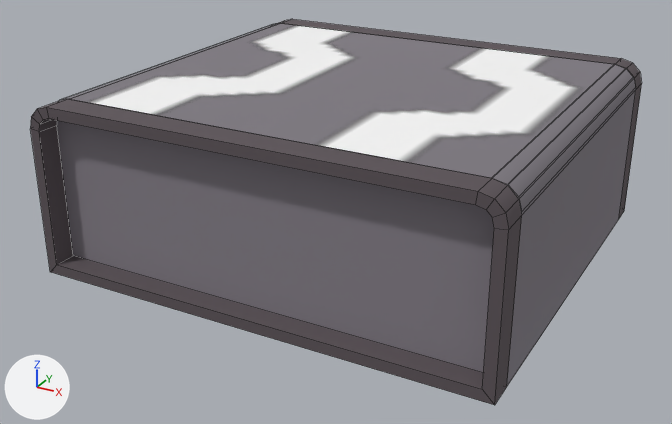
The FBX model Assets/GAME/Models/Conveyor.fbx, before and after one commit.
Camera for both pictures: a 50 mm lens placed at (1.79, -3.45, 1.84), pointed at (-0.04, -0.12, 0.17). The axes (+X, +Y, +Z) are drawn at lower left. The lights are the same throughout. Mesh edges are drawn as thin lines.
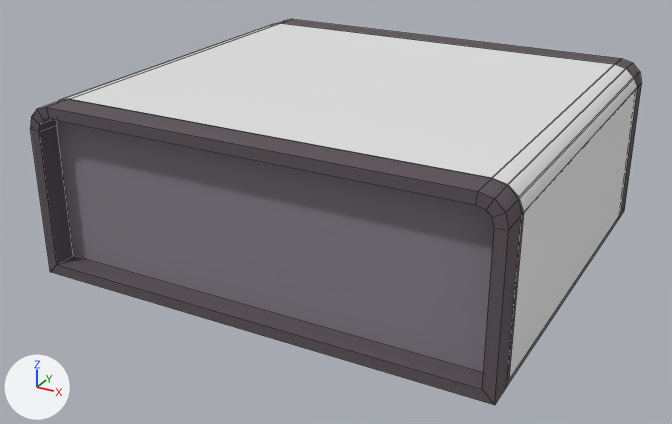
Pixel boxes (x1, y1, x2, y2) of what changed, in the pictures (672 x 424 px; the box of a moved part takes in the faces that stretch with it):
```json
{"part": 1, "of": "me_cube_003", "change": "moved or reshaped", "before": [40, 19, 640, 212], "after": [40, 19, 640, 380]}
{"part": 2, "of": "me_cube_003", "change": "recoloured", "before": [63, 23, 626, 185], "after": [63, 23, 626, 184]}
{"part": 3, "of": "me_cube_003", "change": "recoloured", "before": [89, 25, 577, 161], "after": [64, 99, 508, 185]}
```

The change, as JSON lines over the scene's bpy script:
```json
{"op": "add", "block": "mat_material_003", "code": ["mat_material_003 = principled_material('Material.003')", "mat_material_003.base_color = (0.8, 0.8, 0.8)  # white #e7e7e7"]}
{"block": "me_cube_003", "where": "# used by ob_cube; location = (0.0, 0.0, 0.0)"}
{"op": "remove", "block": "me_cube_003", "code": "me_cube_003.from_pydata(...)  # 96 vertices, 79 faces; spans x -1.0..1.0, y -0.93..0.93, z 0.0..0.75"}
{"op": "add", "block": "me_cube_003", "code": "me_cube_003.from_pydata(...)  # 100 vertices, 81 faces; spans x -1.01..1.01, y -0.93..0.93, z 0.0..0.75"}
{"block": "me_cube_003", "change": "me_cube_003 part 1"}
{"block": "me_cube_003", "change": "4 vertices are removed from x -1.0..1.0, y -0.8..0.8, z 0.66"}
{"block": "me_cube_003", "change": "16 faces are deleted"}
{"block": "me_cube_003", "change": "8 vertices are added at x -1.01..1.01, y -0.8..0.8, z 0.03..0.66"}
{"block": "me_cube_003", "change": "6 new faces join them, mat_material_003 (white #e7e7e7)"}
{"block": "me_cube_003", "change": "12 new faces join them, mat_material_001 (picture img_palette_png)"}
{"block": "me_cube_003", "change": "me_cube_003 part 2: 3 faces spanning x -0.95..0.95, y -0.8..0.8, z 0.74..0.75 switch from mat_material_001 (picture img_palette_png) to mat_material_003 (white #e7e7e7)"}
{"block": "me_cube_003", "change": "me_cube_003 part 3: 3 faces spanning x -0.95..0.95, y -0.8..0.8, z 0.74..0.75 switch from mat_conveyor to mat_material_001 (picture img_palette_png)"}
```
